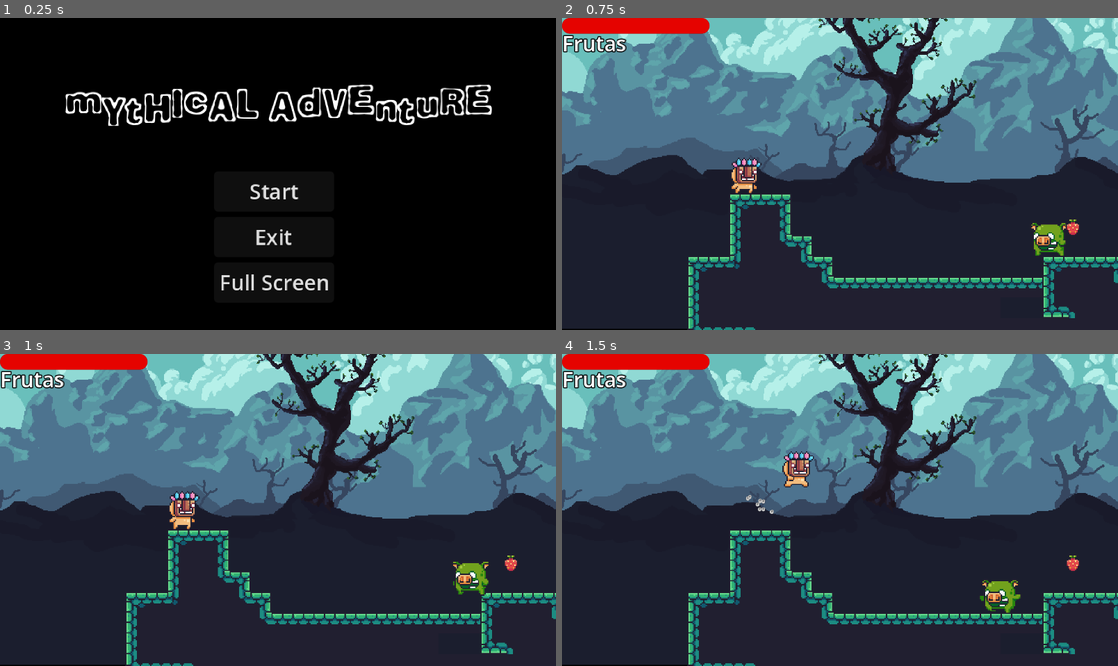
Above: before the commit, frames 1-4 (two rows, left to right).
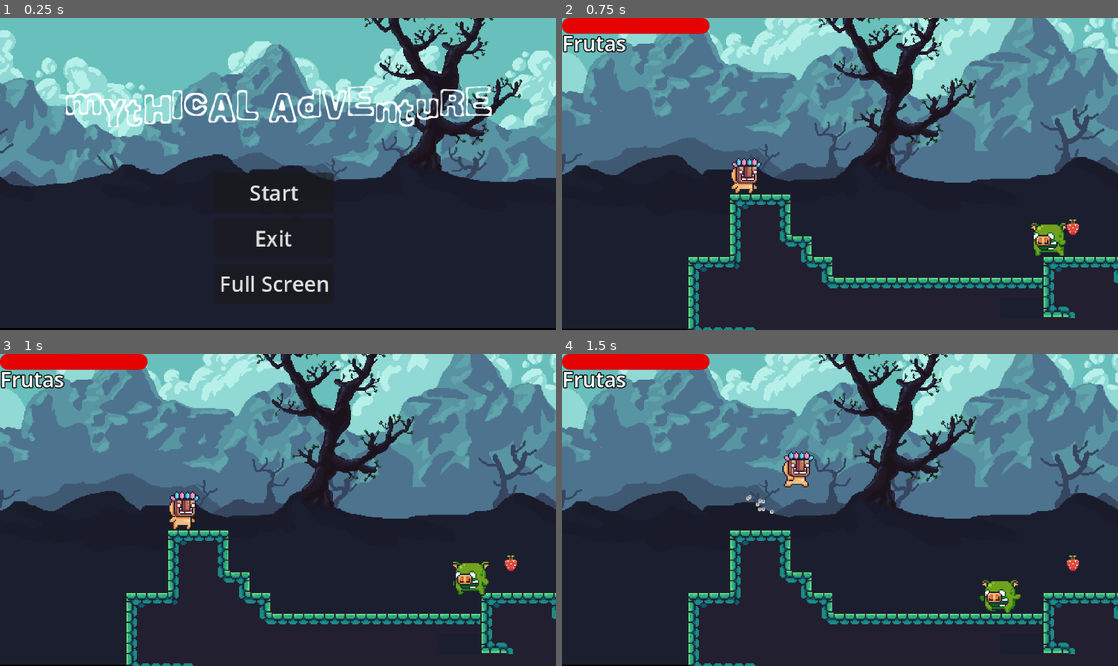
Above: after the commit, the same moments.

Repository: Contra-Maestre/MythicalAdventure
Game: Godot game, scene res://main_menu.tscn
Same seed, same stepped clock (60 frames per second), same inputs: the game is played once before the commit and once after it. This scene is started directly instead of the project's main scene.
Inputs:
- Up to frame 1 (0.25 s): no input
- Up to frame 2 (0.75 s): click "Start" at 0.5 s
- Up to frame 3 (1 s): no input
- Up to frame 4 (1.5 s): hold Right (ui_right) from 1.28 s (still down); tap Up (ui_up) at 1.35 s

The runs differ from the first frame. In frame 1, 91% of the frame differs, in the area x 0-100%, y 0-100%; in frame 2, nothing differs; in frame 3, nothing differs; in frame 4, nothing differs.

Commit message:
UI de practica avanzado

Diff:
--- a/Player/player.gd
+++ b/Player/player.gd
@@ -43,6 +43,7 @@
 	if is_on_floor() and Input.is_action_just_pressed("ui_up"):
 		velocity.y -= jumpForce
 		particlePlayer.emitting = true
+		$AudioStreamPlayerJump.play()
 
 	if !is_on_floor():
 		velocity.y += gravity
@@ -65,6 +66,7 @@
 	if estadoActual != estados.HURT:
 		life -= dmg
 		aniPlayer.play("hurt")
+		$AudioStreamPlayerHurt.play()
 		estadoActual = estados.HURT
 		if life <= 0:
 			Dead()
--- a/Player/player.tscn
+++ b/Player/player.tscn
@@ -1,10 +1,12 @@
-[gd_scene load_steps=19 format=3 uid="uid://dbfkq0jftfo14"]
+[gd_scene load_steps=21 format=3 uid="uid://dbfkq0jftfo14"]
 
 [ext_resource type="Script" uid="uid://b3ug3en601oxj" path="res://Player/player.gd" id="1_4ntmi"]
 [ext_resource type="Texture2D" uid="uid://bei7x67psb4c4" path="res://Assets_PixelAdventure/Main Characters/Mask Dude.png" id="1_l8h54"]
 [ext_resource type="Script" uid="uid://dlxw588k17dwo" path="res://Player/camera_2d.gd" id="3_btcbx"]
 [ext_resource type="Texture2D" uid="uid://ceua5kqu7imcg" path="res://PruebaParticulas/SaltoPrueba.png" id="3_k53q1"]
 [ext_resource type="LabelSettings" uid="uid://bblwdfro341x1" path="res://UI/GUILabel.tres" id="4_gwnis"]
+[ext_resource type="AudioStream" uid="uid://ba2hxqf376lg" path="res://Assets_PixelAdventure/Sounds/Jump.ogg" id="6_vtle1"]
+[ext_resource type="AudioStream" uid="uid://bk01bmd5p2v58" path="res://Assets_PixelAdventure/Sounds/Hit.ogg" id="7_od3ui"]
 
 [sub_resource type="RectangleShape2D" id="RectangleShape2D_4ntmi"]
 size = Vector2(21, 26.5)
@@ -241,7 +243,9 @@
 collision_mask = 2
 
 [node name="AudioStreamPlayerJump" type="AudioStreamPlayer" parent="."]
+stream = ExtResource("6_vtle1")
 
 [node name="AudioStreamPlayerHurt" type="AudioStreamPlayer" parent="."]
+stream = ExtResource("7_od3ui")
 
 [connection signal="animation_finished" from="AnimationPlayer" to="." method="_on_animation_player_animation_finished"]
--- a/main_menu.tscn
+++ b/main_menu.tscn
@@ -1,7 +1,12 @@
-[gd_scene load_steps=4 format=3 uid="uid://ctyb0wlbqnm8x"]
+[gd_scene load_steps=9 format=3 uid="uid://ctyb0wlbqnm8x"]
 
 [ext_resource type="Script" uid="uid://dwecxqkshqtie" path="res://Scripts/main_menu.gd" id="1_06t4h"]
 [ext_resource type="FontFile" uid="uid://j8j6rawwl7w" path="res://Assets_PixelAdventure/Fonts/COMICATE.TTF" id="2_7vrkn"]
+[ext_resource type="Texture2D" uid="uid://cx1qsqa4qwsus" path="res://Assets_PixelAdventure/Parallax/parallax-00.png" id="2_qe12f"]
+[ext_resource type="Texture2D" uid="uid://d02l7nnnfajd3" path="res://Assets_PixelAdventure/Parallax/parallax-01.png" id="3_8qtwp"]
+[ext_resource type="Texture2D" uid="uid://cqgs3aseyvj8m" path="res://Assets_PixelAdventure/Parallax/parallax-02.png" id="4_dy7ct"]
+[ext_resource type="Texture2D" uid="uid://cvngflsps17db" path="res://Assets_PixelAdventure/Parallax/parallax-03.png" id="5_0o4t1"]
+[ext_resource type="Texture2D" uid="uid://owlwdggvbxt3" path="res://Assets_PixelAdventure/Parallax/parallax-04.png" id="6_0k4wn"]
 
 [sub_resource type="LabelSettings" id="LabelSettings_fu7sn"]
 font = ExtResource("2_7vrkn")
@@ -9,6 +14,50 @@
 
 [node name="MainMenu" type="Node"]
 script = ExtResource("1_06t4h")
+
+[node name="ParallaxContainer" type="Node2D" parent="."]
+position = Vector2(164, 59)
+
+[node name="Parallax2D" type="Parallax2D" parent="ParallaxContainer"]
+scroll_scale = Vector2(0.1, 0.1)
+repeat_size = Vector2(1008, 0)
+
+[node name="Sprite2D" type="Sprite2D" parent="ParallaxContainer/Parallax2D"]
+texture_repeat = 2
+scale = Vector2(0.7, 0.7)
+texture = ExtResource("2_qe12f")
+
+[node name="Parallax2D2" type="Parallax2D" parent="ParallaxContainer"]
+scroll_scale = Vector2(0.2, 0.2)
+repeat_size = Vector2(1008, 0)
+
+[node name="Sprite2D" type="Sprite2D" parent="ParallaxContainer/Parallax2D2"]
+scale = Vector2(0.7, 0.7)
+texture = ExtResource("3_8qtwp")
+
+[node name="Parallax2D3" type="Parallax2D" parent="ParallaxContainer"]
+scroll_scale = Vector2(0.3, 0.3)
+repeat_size = Vector2(1008, 0)
+
+[node name="Sprite2D" type="Sprite2D" parent="ParallaxContainer/Parallax2D3"]
+scale = Vector2(0.7, 0.7)
+texture = ExtResource("4_dy7ct")
+
+[node name="Parallax2D4" type="Parallax2D" parent="ParallaxContainer"]
+scroll_scale = Vector2(0.4, 0.4)
+repeat_size = Vector2(1008, 0)
+
+[node name="Sprite2D" type="Sprite2D" parent="ParallaxContainer/Parallax2D4"]
+scale = Vector2(0.7, 0.7)
+texture = ExtResource("5_0o4t1")
+
+[node name="Parallax2D5" type="Parallax2D" parent="ParallaxContainer"]
+scroll_scale = Vector2(0.5, 0.5)
+repeat_size = Vector2(1008, 0)
+
+[node name="Sprite2D" type="Sprite2D" parent="ParallaxContainer/Parallax2D5"]
+scale = Vector2(0.7, 0.7)
+texture = ExtResource("6_0k4wn")
 
 [node name="Label" type="Label" parent="."]
 offset_left = 50.0
@@ -37,6 +86,9 @@
 layout_mode = 2
 text = "Full Screen"
 
+[node name="Camera2D" type="Camera2D" parent="."]
+position = Vector2(213, 119)
+
 [connection signal="pressed" from="VBoxContainer/StartButton" to="." method="_on_start_button_pressed"]
 [connection signal="pressed" from="VBoxContainer/ExitButton" to="." method="_on_exit_button_pressed"]
 [connection signal="pressed" from="VBoxContainer/FullScreenButton" to="." method="_on_full_screen_button_pressed"]
